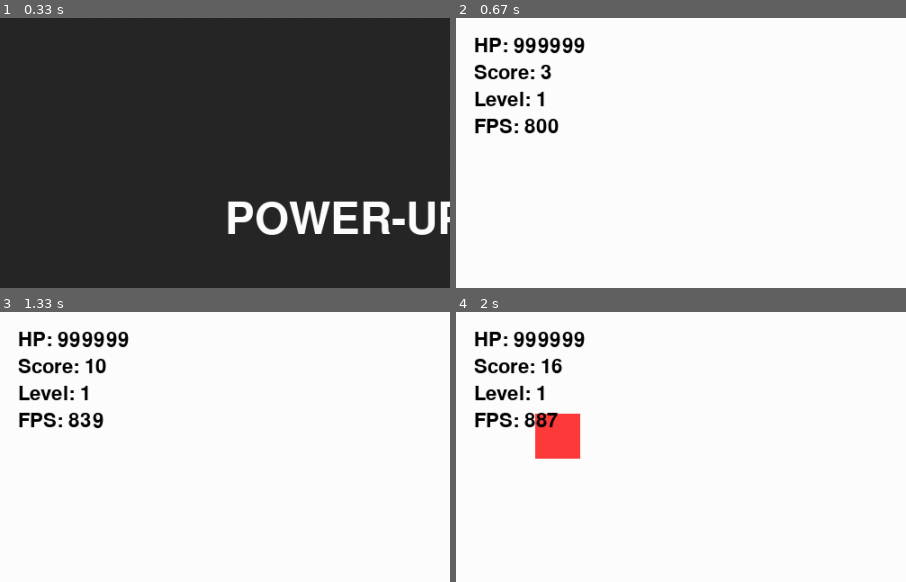
Above: before the commit, frames 1-4 (two rows, left to right).
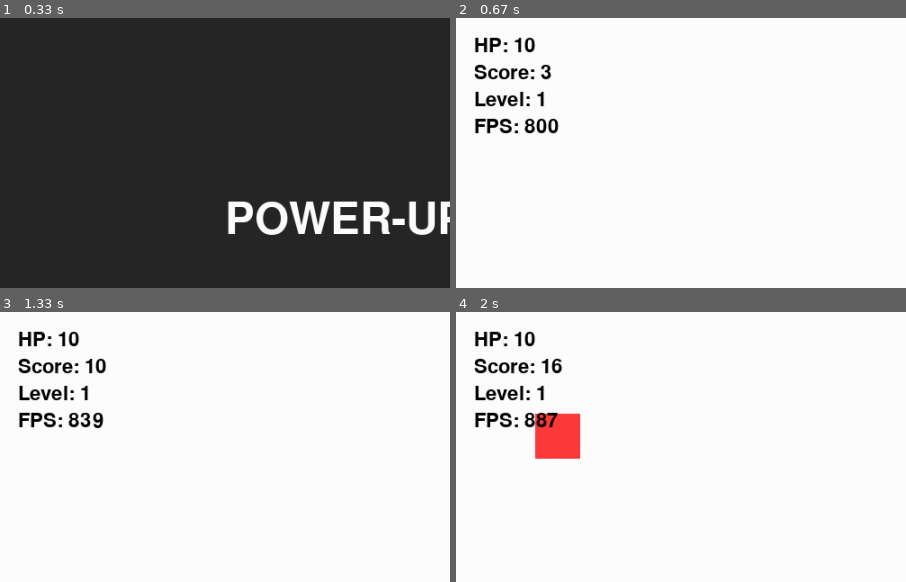
Above: after the commit, the same moments.

Repository: anagh9090/pygame
Game: pygame game, started from gae.py
Two runs of this game, one before a commit and one after it. Both use one fixed random seed, a clock stepped at 60 frames per second and the inputs below.
Inputs (mouse positions are % of the whole screen's width and height, from its top left):
- Up to frame 1 (0.33 s): no input
- Up to frame 2 (0.67 s): tap Enter at 0.33 s
- Up to frame 3 (1.33 s): hold D 0.67-1.13 s; move the mouse to (50, 56) at 0.7 s; hold D from 1.17 s (still down); move the mouse to (60, 72) at 1.2 s
- Up to frame 4 (2 s): release D at 1.63 s; hold A from 1.67 s (still down); move the mouse to (19, 35) at 1.7 s
The pictures show only the part of the screen within x 0-50%, y 0-50%; the shares and areas given below are measured in that part.

Frame 1 is identical in both runs. In frame 2, 0.6% of the frame differs, in the area x 12-29%, y 7-14%; in frame 3, 0.6%; in frame 4, 0.6%.

Commit message:
Refactor game code structure and improve player health

Diff:
--- a/gae.py
+++ b/gae.py
@@ -26,7 +26,7 @@
     def __init__(self):
         self.x = BASE_WIDTH // 2
         self.y = BASE_HEIGHT - 100
-        self.health = 999999
+        self.health = 10
         self.score = 0
 
         self.speed_boost = False
